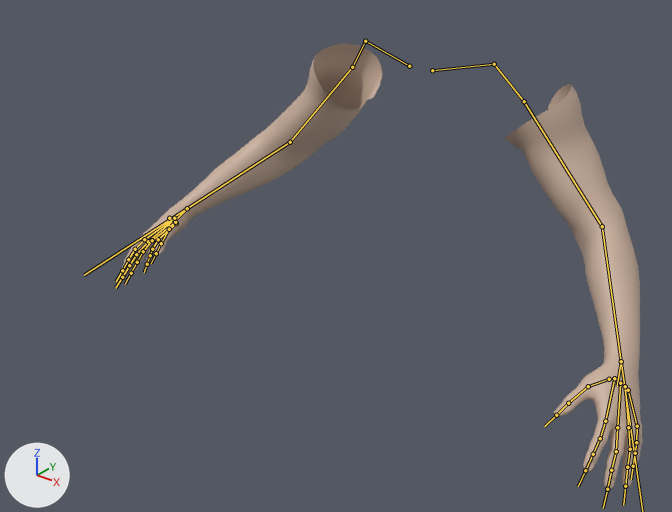
Before and after pictures for a commit that changed the FBX model Assets/Models/Player/fps-hands.fbx.
Before and after are seen from a 50 mm camera at (1.457, -2.28, 1.042) aimed at (0.015, -0.478, -0.075). Every picture has the same lights, and +X, +Y and +Z are marked at lower left. The bones that bend it are drawn over the model as lines.

The first picture shows 'HandsMesh'.
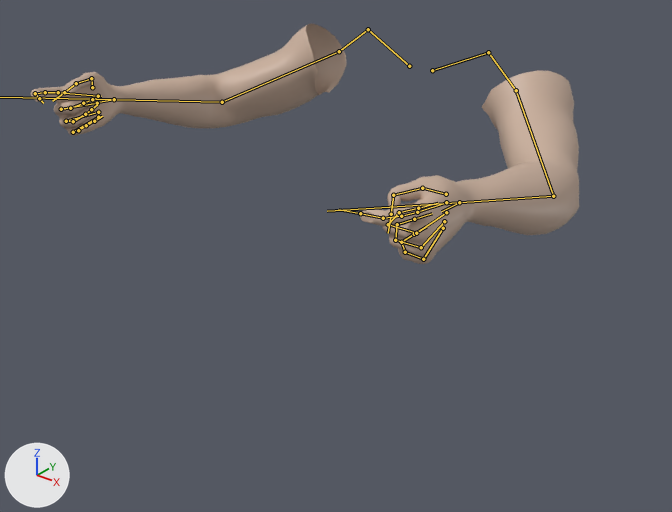
The newer file adds an action. The first version stands in its rest pose; the second is drawn at frame 2 of the action 'HandsArmature|GrappleDenied'.

What the commit changed:
Bone 'clavicle.R' (bone_clavicle_r) turns from (0, 0, 0) to (12, 10, 0) degrees about its own x, y and z.
Bone 'deltoid.R' (bone_deltoid_r) turns from (0, 0, 0) to (-8, 2, 7) degrees about its own x, y and z.
Bone 'upper_arm.R' (bone_upper_arm_r) turns from (0, 0, 0) to (15, 2, 0) degrees about its own x, y and z.
Bone 'forearm.R' (bone_forearm_r) turns from (0, 0, 0) to (17, 1, -1) degrees about its own x, y and z.
Bone 'clavicle.L' (bone_clavicle_l) turns from (0, 0, 0) to (12, -12, -5) degrees about its own x, y and z.
Bone 'deltoid.L' (bone_deltoid_l) turns from (0, 0, 0) to (-10, -3, -9) degrees about its own x, y and z.
Bone 'upper_arm.L' (bone_upper_arm_l) turns from (0, 0, 0) to (15, -2, 0) degrees about its own x, y and z.
Bone 'forearm.L' (bone_forearm_l) turns from (0, 0, 0) to (13, -1, 1) degrees about its own x, y and z.
Bone 'forearm.R.001' (bone_forearm_r_001) moves from (0.0, 0.0, 0.0) to (28.2, 29.5, 49.9).
Bone 'forearm.R.001' (bone_forearm_r_001) turns from (0, 0, 0) to (-39, 47, 7) degrees about its own x, y and z.
Bone 'f_pinky.01.R' (bone_f_pinky_01_r) turns from (0, 0, 0) to (67, 21, -8) degrees about its own x, y and z.
Bone 'f_pinky.02.R' (bone_f_pinky_02_r) turns from (0, 0, 0) to (80, 0, 0) degrees about its own x, y and z.
Bone 'f_pinky.03.R' (bone_f_pinky_03_r) turns from (0, 0, 0) to (18, 0, 0) degrees about its own x, y and z.
Bone 'f_middle.01.R' (bone_f_middle_01_r) turns from (0, 0, 0) to (78, 0, 0) degrees about its own x, y and z.
Bone 'f_middle.02.R' (bone_f_middle_02_r) turns from (0, 0, 0) to (92, 0, 0) degrees about its own x, y and z.
Bone 'f_middle.03.R' (bone_f_middle_03_r) turns from (0, 0, 0) to (16, 0, 0) degrees about its own x, y and z.
Bone 'f_ring.01.R' (bone_f_ring_01_r) turns from (0, 0, 0) to (74, 0, 0) degrees about its own x, y and z.
Bone 'f_ring.02.R' (bone_f_ring_02_r) turns from (0, 0, 0) to (84, 0, 0) degrees about its own x, y and z.
Bone 'f_ring.03.R' (bone_f_ring_03_r) turns from (0, 0, 0) to (38, 0, 0) degrees about its own x, y and z.
Bone 'thumb.02.R' (bone_thumb_02_r) turns from (0, 0, 0) to (43, -41, -14) degrees about its own x, y and z.
Bone 'thumb.03.R' (bone_thumb_03_r) turns from (0, 0, 0) to (22, 0, 0) degrees about its own x, y and z.
Bone 'f_index.03.R' (bone_f_index_03_r) turns from (0, 0, 0) to (49, 0, 0) degrees about its own x, y and z.
Bone 'forearm.L.001' (bone_forearm_l_001) moves from (0.0, 0.0, 0.0) to (37.2, 17.6, 59.7).
Bone 'forearm.L.001' (bone_forearm_l_001) turns from (0, 0, 0) to (-39, -39, 28) degrees about its own x, y and z.
Bone 'f_pinky.01.L' (bone_f_pinky_01_l) turns from (0, 0, 0) to (66, -21, 4) degrees about its own x, y and z.
Bone 'f_pinky.02.L' (bone_f_pinky_02_l) turns from (0, 0, 0) to (46, 0, 0) degrees about its own x, y and z.
Bone 'f_pinky.03.L' (bone_f_pinky_03_l) turns from (0, 0, 0) to (62, 0, 0) degrees about its own x, y and z.
Bone 'f_index.01.L' (bone_f_index_01_l) turns from (0, 0, 0) to (3, -17, -1) degrees about its own x, y and z.
Bone 'f_index.03.L' (bone_f_index_03_l) turns from (0, 0, 0) to (45, 0, 0) degrees about its own x, y and z.
Bone 'f_ring.01.L' (bone_f_ring_01_l) turns from (0, 0, 0) to (68, -7, 8) degrees about its own x, y and z.
Bone 'f_ring.02.L' (bone_f_ring_02_l) turns from (0, 0, 0) to (69, 0, 0) degrees about its own x, y and z.
Bone 'f_ring.03.L' (bone_f_ring_03_l) turns from (0, 0, 0) to (51, 0, 0) degrees about its own x, y and z.
Bone 'f_middle.01.L' (bone_f_middle_01_l) turns from (0, 0, 0) to (73, 0, 0) degrees about its own x, y and z.
Bone 'f_middle.02.L' (bone_f_middle_02_l) turns from (0, 0, 0) to (86, 0, 0) degrees about its own x, y and z.
Bone 'f_middle.03.L' (bone_f_middle_03_l) turns from (0, 0, 0) to (33, 0, 0) degrees about its own x, y and z.
Bone 'thumb.01.L' (bone_thumb_01_l) turns from (0, 0, 0) to (-21, 0, 0) degrees about its own x, y and z.
Bone 'thumb.02.L' (bone_thumb_02_l) turns from (0, 0, 0) to (12, -17, -18) degrees about its own x, y and z.
Bone 'thumb.03.L' (bone_thumb_03_l) turns from (0, 0, 0) to (71, 76, 13) degrees about its own x, y and z.

Where the change shows, as pixel boxes (x1, y1, x2, y2) in the pictures (672 x 512 px):
'HandsMesh', posed (46% shorter): before (121, 43, 642, 489); after (30, 23, 579, 264)
bone 'clavicle.R', root to tip: before (409, 66) to (365, 41); after (409, 66) to (368, 29)
bone 'deltoid.R', root to tip: before (365, 41) to (352, 67); after (368, 29) to (339, 51)
bone 'upper_arm.R', root to tip: before (352, 67) to (290, 142); after (339, 51) to (222, 102)
bone 'forearm.R', root to tip: before (290, 142) to (187, 208); after (222, 102) to (114, 99)
bone 'clavicle.L', root to tip: before (432, 70) to (494, 64); after (432, 70) to (488, 52)
bone 'deltoid.L', root to tip: before (494, 64) to (524, 101); after (488, 52) to (516, 90)
bone 'upper_arm.L', root to tip: before (524, 101) to (602, 226); after (516, 90) to (553, 196)
bone 'forearm.L', root to tip: before (602, 226) to (621, 361); after (553, 196) to (459, 202)
bone 'forearm.R.001', root to tip: before (187, 208) to (187, 208); after (114, 99) to (114, 99)
bone 'f_pinky.01.R', root to tip: before (158, 239) to (152, 249); after (73, 132) to (78, 130)
bone 'f_pinky.02.R', root to tip: before (152, 249) to (150, 255); after (78, 130) to (86, 125)
bone 'f_pinky.03.R', root to tip: before (150, 255) to (147, 264); after (86, 125) to (94, 121)
bone 'f_middle.01.R', root to tip: before (148, 241) to (136, 254); after (61, 109) to (70, 108)
bone 'f_middle.02.R', root to tip: before (136, 254) to (129, 265); after (70, 108) to (83, 103)
bone 'f_middle.03.R', root to tip: before (129, 265) to (122, 277); after (83, 103) to (92, 99)
bone 'f_ring.01.R', root to tip: before (152, 240) to (143, 251); after (66, 121) to (73, 121)
bone 'f_ring.02.R', root to tip: before (143, 251) to (137, 262); after (73, 121) to (85, 114)
bone 'f_ring.03.R', root to tip: before (137, 262) to (131, 273); after (85, 114) to (91, 109)
bone 'thumb.02.R', root to tip: before (169, 229) to (161, 243); after (91, 78) to (76, 83)
bone 'thumb.03.R', root to tip: before (161, 243) to (156, 253); after (76, 83) to (64, 92)
bone 'f_index.03.R', root to tip: before (128, 259) to (122, 270); after (35, 93) to (39, 98)
bone 'forearm.L.001', root to tip: before (621, 361) to (621, 361); after (459, 202) to (459, 202)
bone 'f_pinky.01.L', root to tip: before (637, 426) to (636, 442); after (423, 259) to (405, 252)
bone 'f_pinky.02.L', root to tip: before (636, 442) to (635, 453); after (405, 252) to (401, 242)
bone 'f_pinky.03.L', root to tip: before (635, 453) to (633, 466); after (401, 242) to (414, 234)
bone 'f_index.01.L', root to tip: before (605, 421) to (600, 438); after (417, 212) to (401, 216)
bone 'f_index.03.L', root to tip: before (593, 454) to (585, 470); after (383, 218) to (360, 213)
bone 'f_ring.01.L', root to tip: before (628, 427) to (630, 449); after (421, 247) to (395, 240)
bone 'f_ring.02.L', root to tip: before (630, 449) to (627, 467); after (395, 240) to (397, 224)
bone 'f_ring.03.L', root to tip: before (627, 467) to (625, 486); after (397, 224) to (414, 219)
bone 'f_middle.01.L', root to tip: before (617, 427) to (616, 451); after (416, 233) to (388, 224)
bone 'f_middle.02.L', root to tip: before (616, 451) to (611, 470); after (388, 224) to (399, 212)
bone 'f_middle.03.L', root to tip: before (611, 470) to (607, 489); after (399, 212) to (418, 208)
bone 'thumb.01.L', root to tip: before (609, 379) to (588, 386); after (446, 194) to (422, 188)
bone 'thumb.02.L', root to tip: before (588, 386) to (568, 403); after (422, 188) to (393, 195)
bone 'thumb.03.L', root to tip: before (568, 403) to (556, 415); after (393, 195) to (391, 214)
